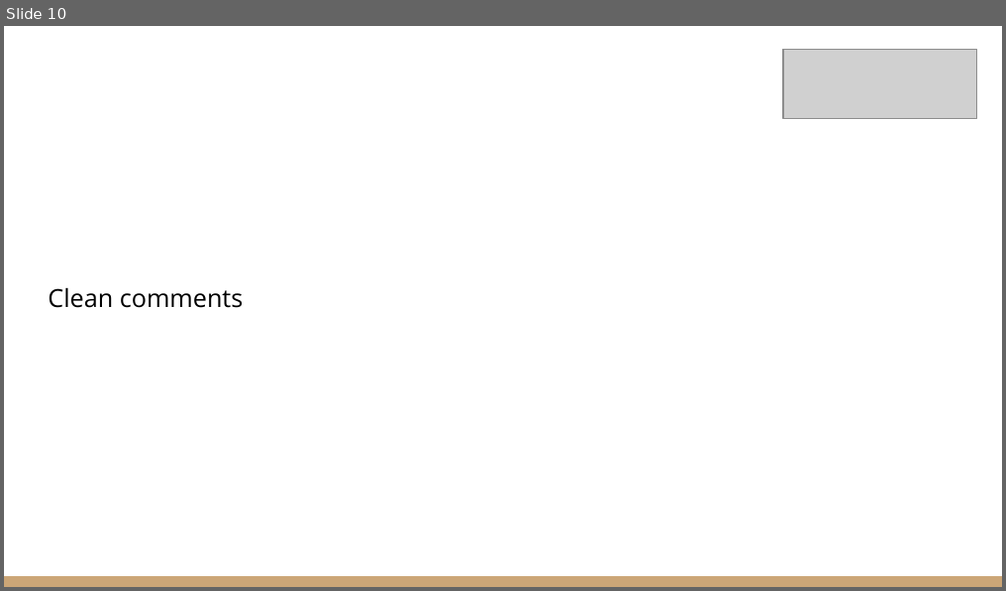
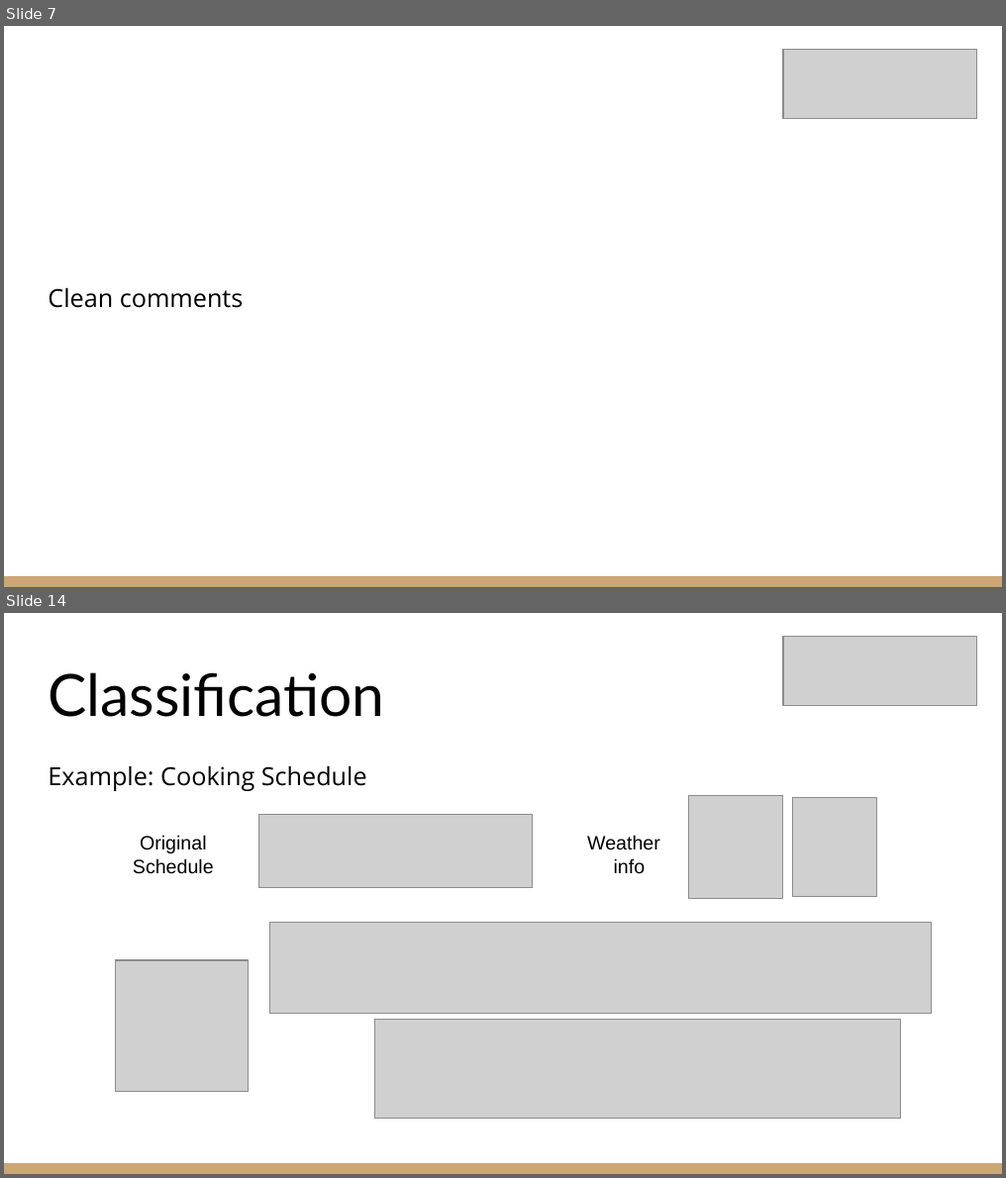
Before and after one commit to DarKenW/HoneyBadgerCoding, a slide deck: Project/Jigsaw Comments Classification.pptx. Shown one above the other, each under a label of ours: slide 10 before the commit, slides 7 and 14 after it; the slides between them are not shown. The pictures are 1006x591 and 1006x1178 pixels, drawn with LibreOffice and Linux fonts; fonts in the diff are those of the drawing; grey boxes stand for pictures; background and template pictures are left out. Boxes give left, top, right and bottom in pixels: in the first picture for what was removed or moved away, otherwise in the second. Text is boxed around its words. In the diff, an @@ line names an element or a change of style, - is before the commit and + after.

```diff
--- a/Project/Jigsaw Comments Classification.pptx
+++ b/Project/Jigsaw Comments Classification.pptx
@@ slide 14 added at [4,613,1002,1174], background #FFFFFF; not listed: 1 template element that a slide beside it also shows @@
@@ picture added at [783,636,977,706] @@
@@ title added at [48,672,384,717], 42 pt, text #000000 @@
+Classification
@@ text added at [48,766,367,791], 18 pt, text #000000 @@
+Example: Cooking Schedule
@@ picture added at [259,815,532,887] @@
@@ picture added at [688,795,782,898] @@
@@ picture added at [792,797,876,896] @@
@@ text added at [133,835,214,874], 14 pt, text #000000 @@
+Original Schedule
@@ text added at [587,835,660,874], 14 pt, text #000000 @@
+Weather info
@@ picture added at [269,922,930,1013] @@
@@ picture added at [115,960,249,1092] @@
@@ picture added at [375,1020,900,1119] @@
@@ what was slide 10 is now slide 7 @@
```
Also in this commit, not shown: 8 slides changed, 8 other slides added, 7 slides removed, 4 other files.
